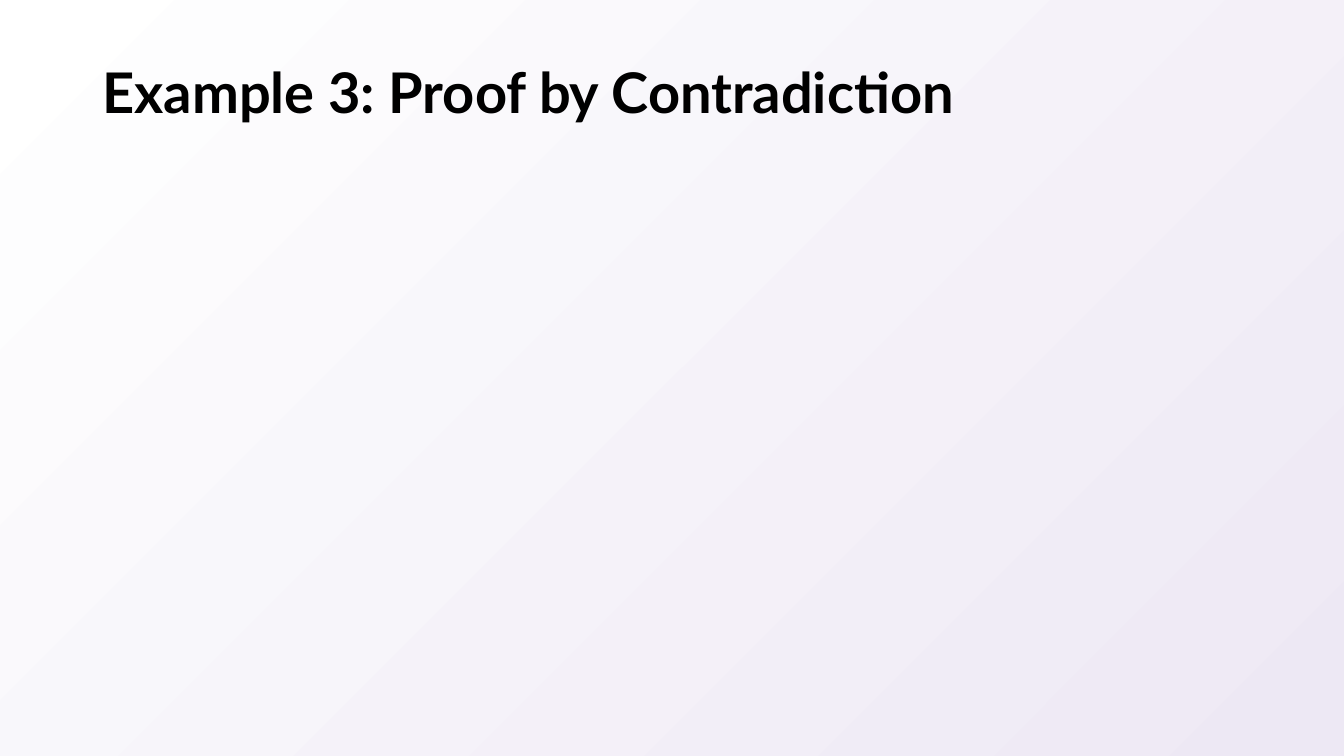
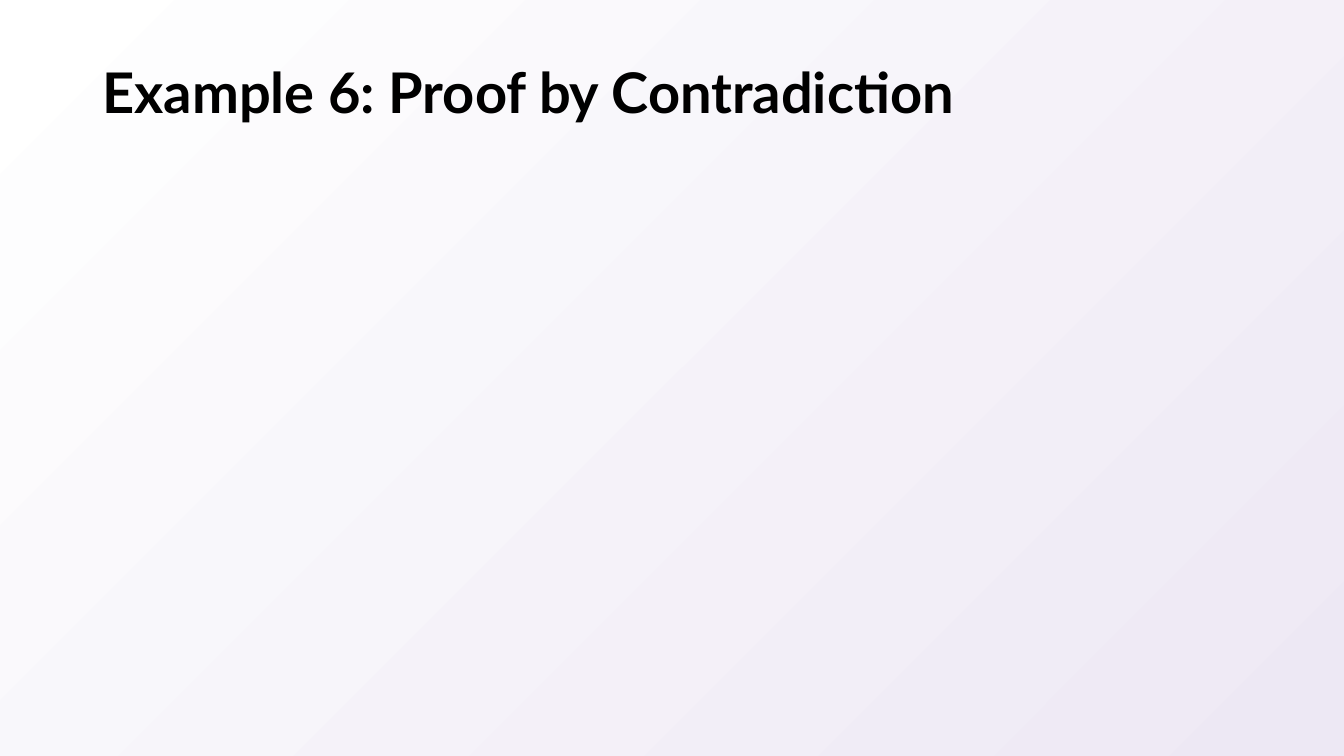
Before and after one commit to natebrunelle/cse417, a slide deck: slide 35 of markdown/files/slides/03.pptx (slide 21 before the commit). Drawn at 1344x756 pixels with LibreOffice and Linux fonts; fonts in the diff are those of the drawing; grey boxes stand for pictures. Boxes give left, top, right and bottom in pixels: in the first picture for what was removed or moved away, otherwise in the second. Text is boxed around its words. In the diff, an @@ line names an element or a change of style, - is before the commit and + after.

```diff
--- a/markdown/files/slides/03.pptx
+++ b/markdown/files/slides/03.pptx
@@ title at (102,71,954,123): text changed @@
-Example 3: Proof by Contradiction
+Example 6: Proof by Contradiction
```
Also in this commit, not shown: 4 other slides changed, 11 slides added, 2 other files.
